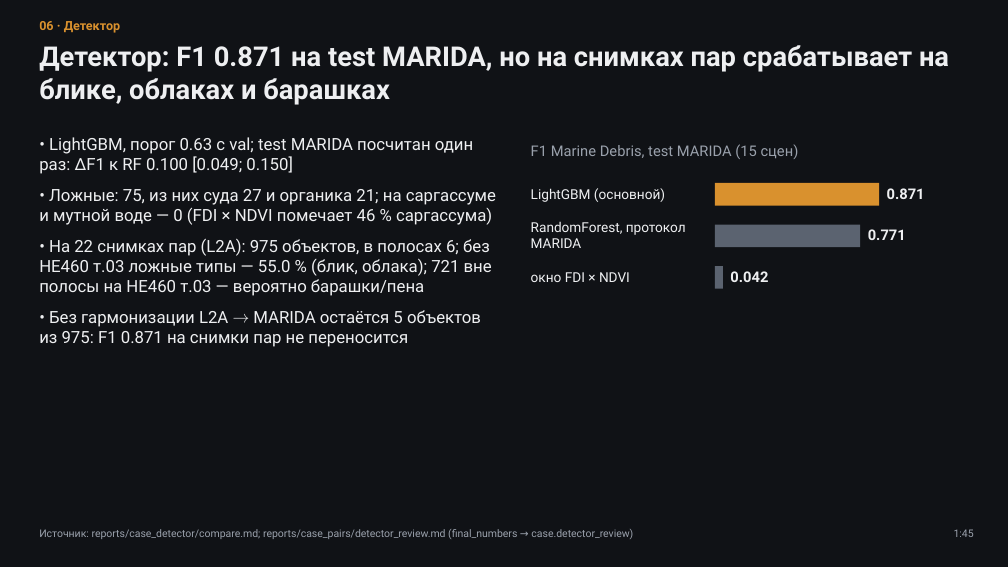
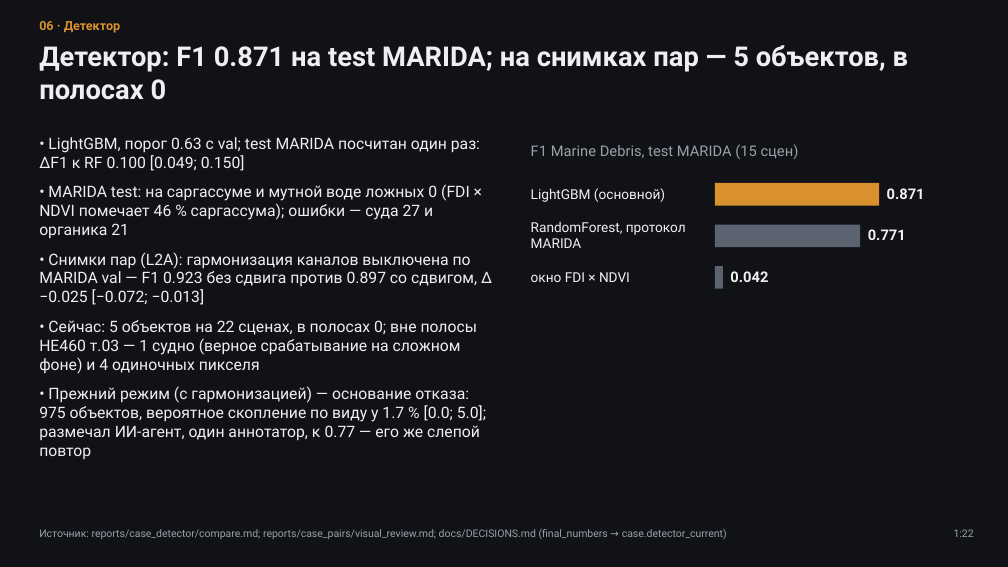
Before and after one commit to azama2t/final-cosmohack, a slide deck: slide 6 of reports/case_deck.pptx. Drawn at 1008x567 pixels with LibreOffice and Linux fonts; fonts in the diff are those of the drawing. Boxes give left, top, right and bottom in pixels: in the first picture for what was removed or moved away, otherwise in the second. Text is boxed around its words. In the diff, an @@ line names an element or a change of style, - is before the commit and + after.

Commit message:
docs(case): дека/речь/QA/демо по текущему режиму детектора (гармонизация выключена), слайд «собственный вклад и ключевые решения», раскрыта разметка ИИ-агентом; тест против чисел прежнего режима вне контекста; API: неизвестные параметры → 400, limit/offset, пустой query_id → 400; README: пример для PowerShell

```diff
--- a/reports/case_deck.pptx
+++ b/reports/case_deck.pptx
@@ text at bbox=[39, 45, 908, 100]: text changed @@
-Детектор: F1 0.871 на test MARIDA, но на снимках пар срабатывает на блике, облаках и барашках
+Детектор: F1 0.871 на test MARIDA; на снимках пар — 5 объектов, в полосах 0
@@ text at bbox=[39, 137, 480, 171]: size 16 to 15 pt in "• LightGBM, порог 0.63 с val; test ..." @@
@@ text at bbox=[39, 184, 492, 459]: text changed; size 16 to 15 pt @@
-• Ложные: 75, из них суда 27 и органика 21; на саргассуме и мутной воде — 0 (FDI × NDVI помечает 46 % саргассума)
-• На 22 снимках пар (L2A): 975 объектов, в полосах 6; без HE460 т.03 ложные типы — 55.0 % (блик, облака); 721 вне полосы на HE460 т.03 — вероятно барашки/пена
-• Без гармонизации L2A → MARIDA остаётся 5 объектов из 975: F1 0.871 на снимки пар не переносится
+• MARIDA test: на саргассуме и мутной воде ложных 0 (FDI × NDVI помечает 46 % саргассума); ошибки — суда 27 и органика 21
+• Снимки пар (L2A): гармонизация каналов выключена по MARIDA val — F1 0.923 без сдвига против 0.897 со сдвигом, Δ −0.025 [−0.072; −0.013]
+• Сейчас: 5 объектов на 22 сценах, в полосах 0; вне полосы HE460 т.03 — 1 судно (верное срабатывание на сложном фоне) и 4 одиночных пикселя
+• Прежний режим (с гармонизацией) — основание отказа: 975 объектов, вероятное скопление по виду у 1.7 % [0.0; 5.0]; размечал ИИ-агент, один аннотатор, κ 0.77 — его же слепой повтор
@@ text at bbox=[39, 529, 727, 539]: text changed @@
-Источник: reports/case_detector/compare.md; reports/case_pairs/detector_review.md (final_numbers → case.detector_review)
+Источник: reports/case_detector/compare.md; reports/case_pairs/visual_review.md; docs/DECISIONS.md (final_numbers → case.detector_current)
@@ text at bbox=[954, 529, 974, 537]: text changed @@
-1:45
+1:22
```
Also in this commit, not shown: 10 other slides changed, 1 slide added, 23 other files.
